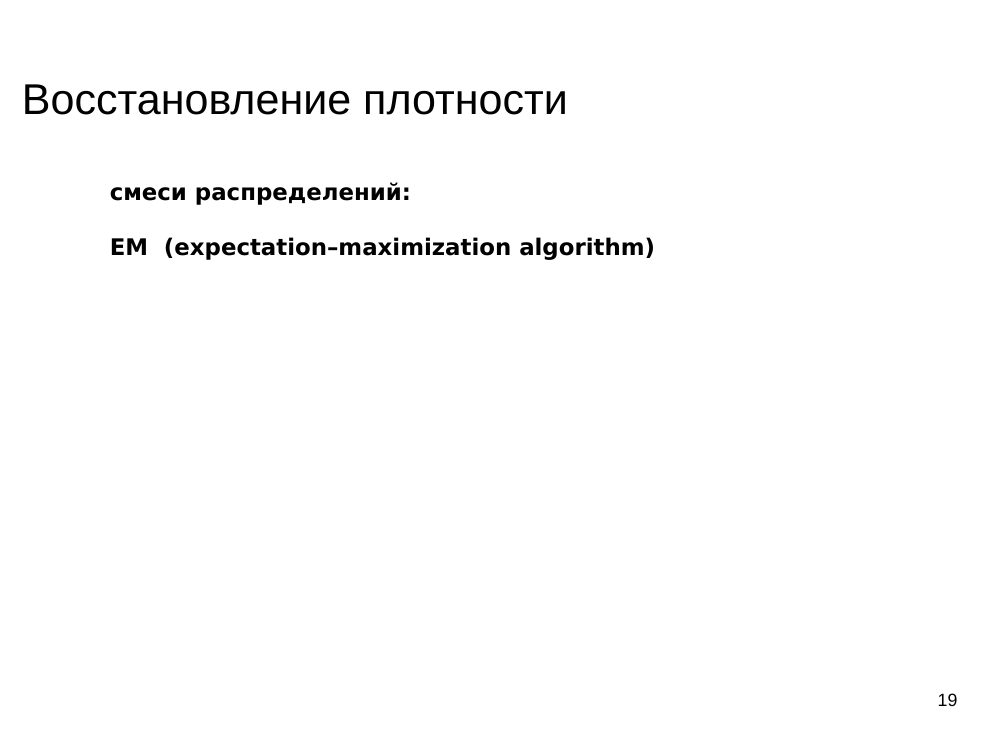
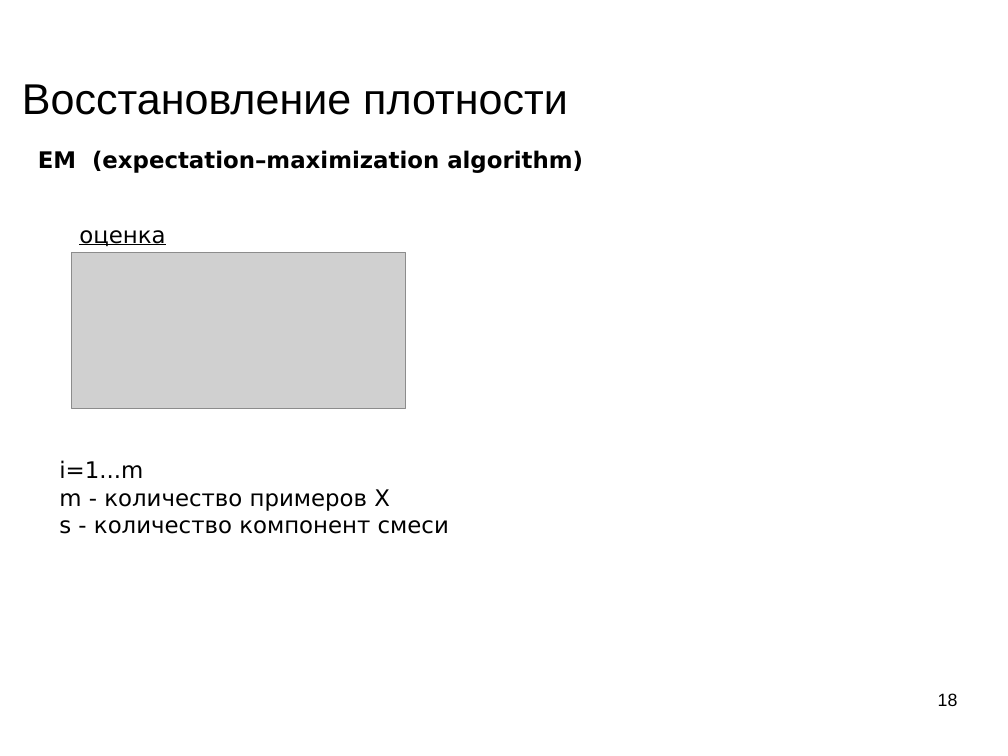
Before and after one commit to mechanoid5/ml_lectorium_legacy, a slide deck: slide 18 of 05-em.odp (slide 19 before the commit). Drawn at 1008x756 pixels with LibreOffice and Linux fonts; fonts in the diff are those of the drawing; grey boxes stand for pictures; background and template pictures are left out. Boxes give left, top, right and bottom in pixels: in the first picture for what was removed or moved away, otherwise in the second. Text is boxed around its words. In the diff, an @@ line names an element or a change of style, - is before the commit and + after.

```diff
--- a/05-em.odp
+++ b/05-em.odp
@@ text "EM (expectation–maximization algorithm)": place and size @@
-text "EM (expectation–maximization algorithm)" at bbox=[110, 182, 655, 260]
+text "EM (expectation–maximization algorithm)" at bbox=[38, 150, 583, 173]
@@ text at bbox=[110, 182, 411, 205]: paragraph removed @@
-смеси распределений:
@@ text added at bbox=[79, 230, 165, 246], 18 pt, text #000000, underline @@
+оценка
@@ picture added at bbox=[72, 252, 406, 409] @@
@@ text added at bbox=[59, 460, 449, 534], 18 pt, text #000000 @@
+i=1...m
+m - количество примеров X
+s - количество компонент смеси
@@ page number at bbox=[938, 693, 958, 706]: text changed @@
-19
+18
```
Also in this commit, not shown: 5 other slides changed, 5 slides added, 2 slides removed, 3 other files.
